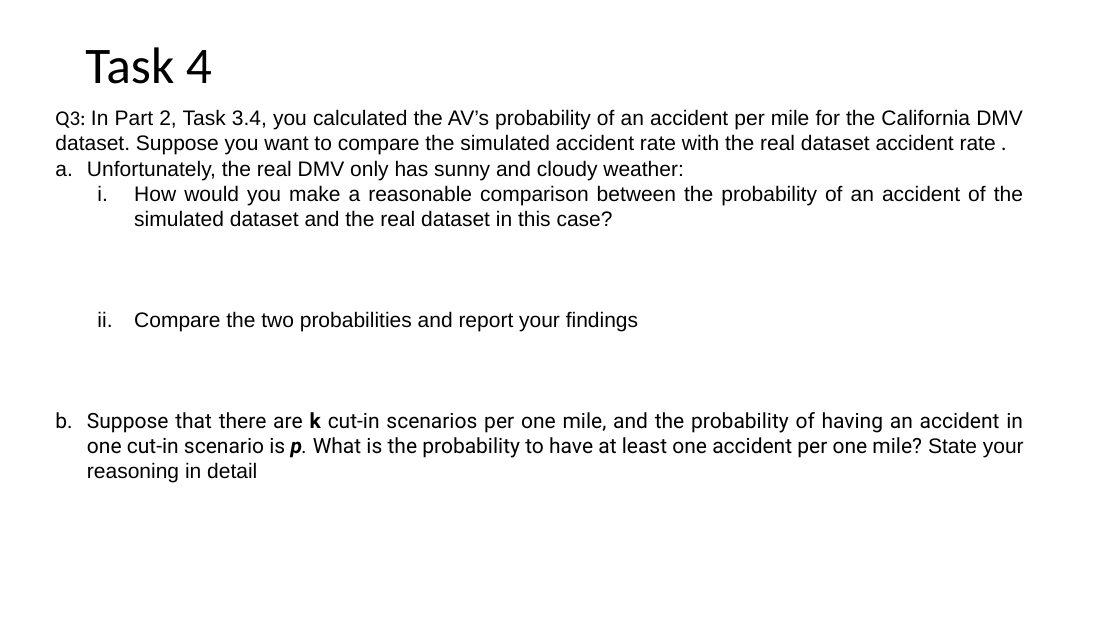
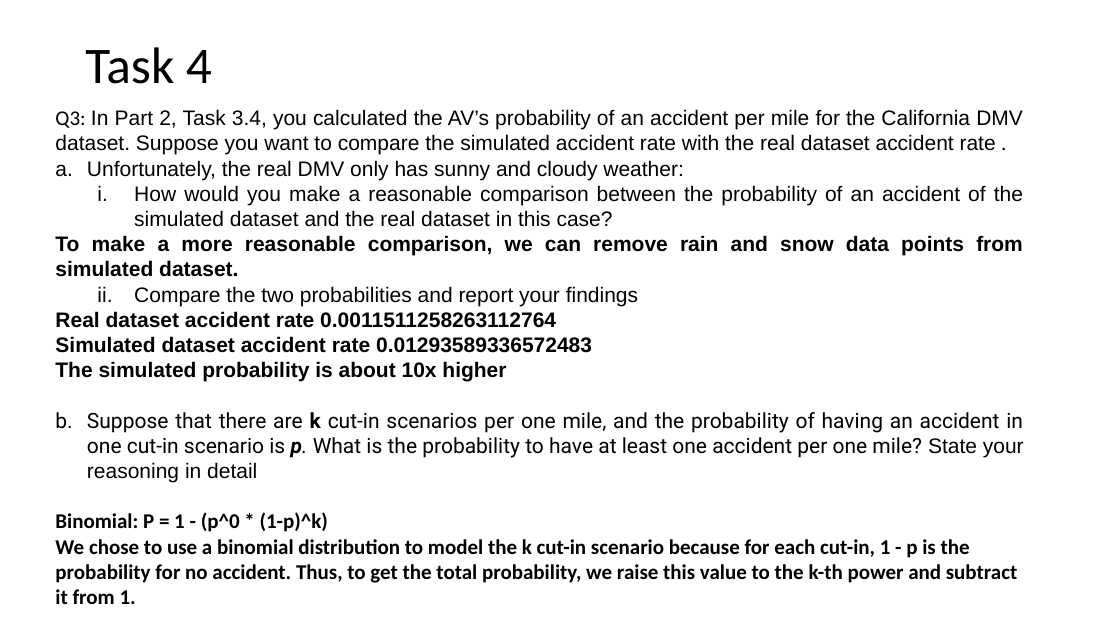
Before and after one commit to mrojaspell/MP1, a slide deck: slide 4 of Powerpoints/mp1_part_3_powerpoint.pptx. Drawn at 1120x630 pixels with LibreOffice and Linux fonts; fonts in the diff are those of the drawing. Boxes give left, top, right and bottom in pixels: in the first picture for what was removed or moved away, otherwise in the second. Text is boxed around its words. In the diff, an @@ line names an element or a change of style, - is before the commit and + after.

```diff
--- a/Powerpoints/mp1_part_3_powerpoint.pptx
+++ b/Powerpoints/mp1_part_3_powerpoint.pptx
@@ text at bbox=[55, 235, 1023, 277]: paragraph added @@
+To make a more reasonable comparison, we can remove rain and snow data points from simulated dataset.
@@ text at bbox=[55, 311, 592, 382]: paragraphs added @@
+Real dataset accident rate 0.0011511258263112764
+Simulated dataset accident rate 0.01293589336572483
+The simulated probability is about 10x higher
@@ text at bbox=[55, 512, 1017, 604]: paragraphs added @@
+Binomial: P = 1 - (p^0 * (1-p)^k)
+We chose to use a binomial distribution to model the k cut-in scenario because for each cut-in, 1 - p is the probability for no accident. Thus, to get the total probability, we raise this value to the k-th power and subtract it from 1.
```
Also in this commit, not shown: 5 other slides changed, 1 other file.
